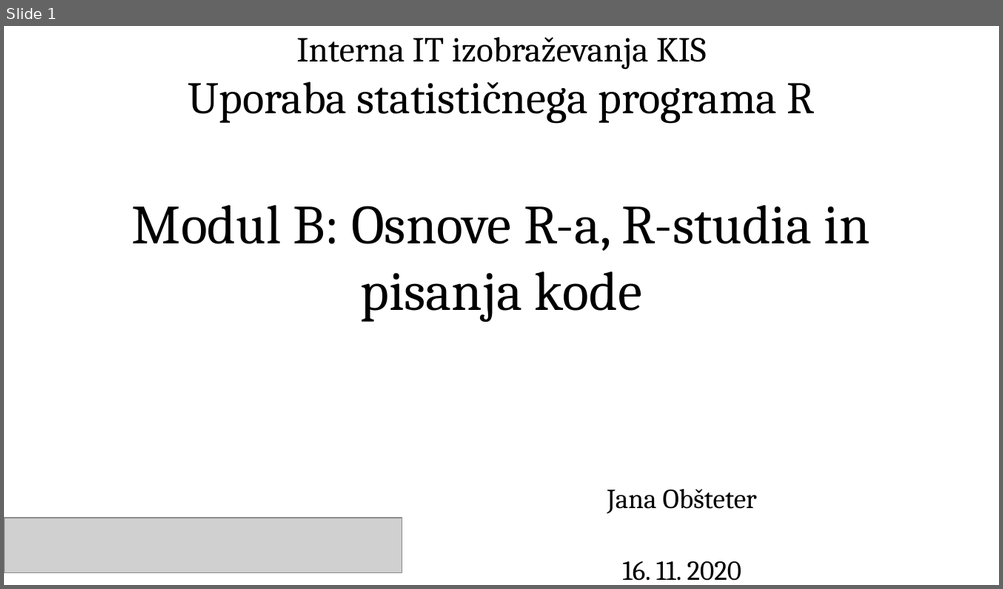
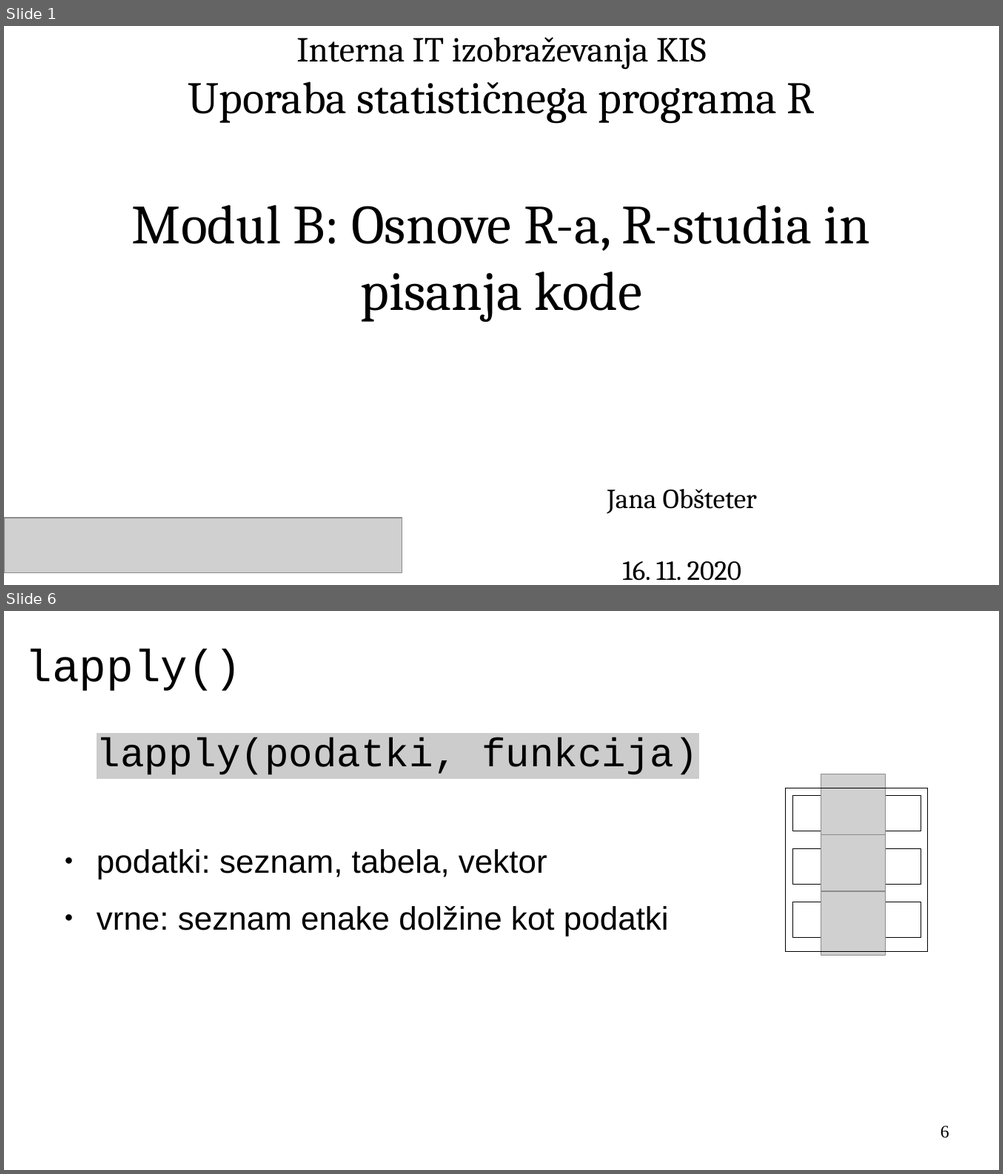
Before and after one commit to janaobsteter/R_tecaj, a slide deck: ModulB/ITTecaj_R_ModulB.odp. Shown one above the other, each under a label of ours: slide 1 before the commit, slides 1 and 6 after it; the slides between them are not shown. The pictures are 1003x589 and 1003x1174 pixels, drawn with LibreOffice and Linux fonts; fonts in the diff are those of the drawing; grey boxes stand for pictures. Boxes give left, top, right and bottom in pixels: in the first picture for what was removed or moved away, otherwise in the second. Text is boxed around its words. In the diff, an @@ line names an element or a change of style, - is before the commit and + after.

```diff
--- a/ModulB/ITTecaj_R_ModulB.odp
+++ b/ModulB/ITTecaj_R_ModulB.odp
@@ slide 6 added at <box>4,611,999,1170</box>, background #FFFFFF @@
@@ title added at <box>25,649,242,691</box>, 36 pt, text #000000 @@
+lapply()
@@ text added at <box>96,738,698,936</box>, 26 pt, text #000000 @@
+lapply(podatki, funkcija)
+● podatki: seznam, tabela, vektor
+● vrne: seznam enake dolžine kot podatki
@@ picture added at <box>822,775,886,838</box> @@
@@ rectangle added at <box>785,789,928,952</box>, outline #000000 0 pt @@
@@ rectangle added at <box>793,796,835,832</box>, outline #000000 0.51 pt @@
@@ rectangle added at <box>879,796,921,832</box>, outline #000000 0.51 pt @@
@@ rectangle added at <box>793,849,835,885</box>, outline #000000 0.51 pt @@
@@ picture added at <box>822,834,886,899</box> @@
@@ rectangle added at <box>879,849,921,885</box>, outline #000000 0.51 pt @@
@@ picture added at <box>822,891,886,956</box> @@
@@ rectangle added at <box>793,903,835,937</box>, outline #000000 0.51 pt @@
@@ rectangle added at <box>879,903,921,937</box>, outline #000000 0.51 pt @@
@@ page number added at <box>940,1126,949,1139</box>, 14 pt, text #000000 @@
+6
```
Also in this commit, not shown: 27 slides changed, 22 other slides added, 1 slide removed, 2 other files.
